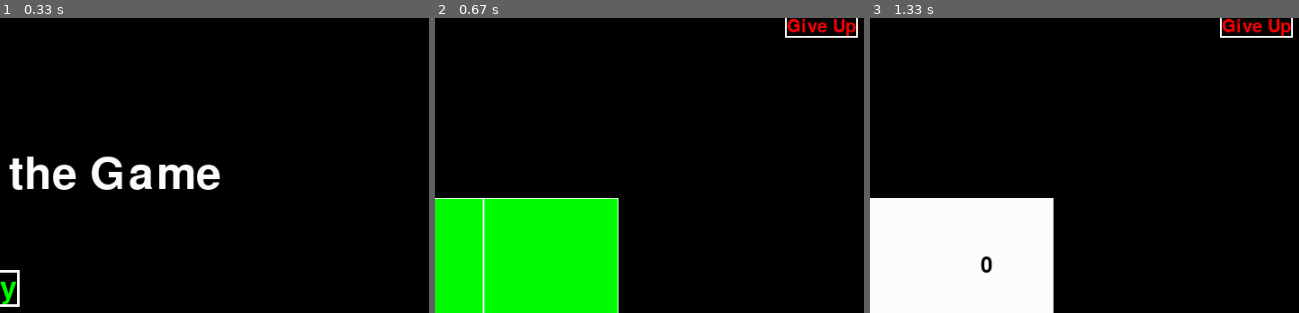
Above: before the commit, frames 1-3 (left to right).
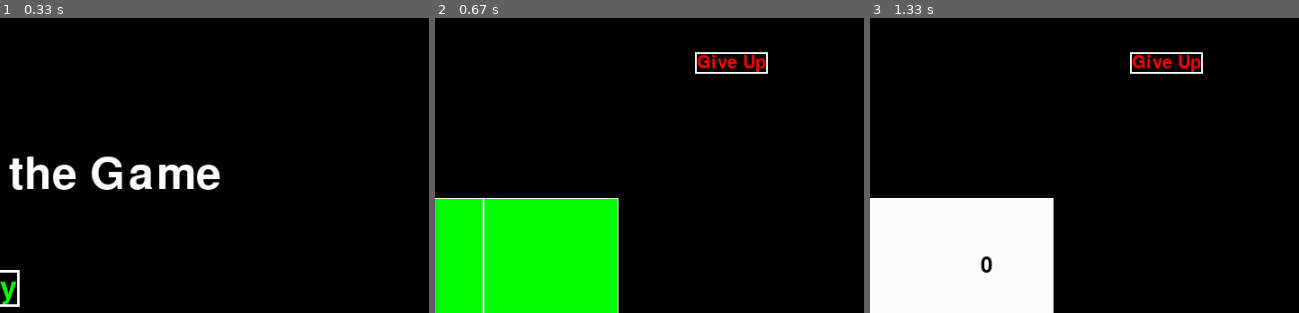
Above: after the commit, the same moments.

Repository: LukePng/3D_Minesweeper
Game: pygame game, started from src/main.py
Two runs of this game, one before a commit and one after it. Both use one fixed random seed, a clock stepped at 60 frames per second and the inputs below.
Inputs (mouse positions are % of the whole screen's width and height, from its top left):
- Up to frame 1 (0.33 s): no input
- Up to frame 2 (0.67 s): click "Start Game" at 0.38 s
- Up to frame 3 (1.33 s): click (48, 65) at 0.72 s; hold D from 1 s (still down); hold Up from 1 s (still down)
The pictures show only the part of the screen within x 50-100%, y 0-50%; the shares and areas given below are measured in that part.

Frame 1 is identical in both runs. In frame 2, 1.3% of the frame differs, in the area x 60-99%, y 0-19%; in frame 3, 1.3%.

Commit message:
Improved code readability

Diff:
--- a/src/game.py
+++ b/src/game.py
@@ -1,10 +1,6 @@
 ### TO DO LIST ###
 # 1. GIVE UP button
 # 3. EXIT GAME button
-# 4. ADD MUSIC to game
-
-
-
 
 from board import Board
 from button import Button
@@ -32,6 +28,7 @@
         self.difficulty = 0
         self.selected_button = None
 
+    #Miscellanous Functions
     def set_easy(self):
         self.difficulty = 0
 
@@ -41,6 +38,84 @@
     def set_hard(self):
         self.difficulty = 2
 
+    def give_up(self):
+        self.display_end_screen("You gave up. Better luck next time!", True)
+
+    def click_actions(self, event, board_size, curr_layer, first_click):
+        mouse_pos = pygame.mouse.get_pos()
+
+        available_width = SCREEN_WIDTH - 2 * SIDE_MARGIN
+        available_height = SCREEN_HEIGHT - TOP_MARGIN - SIDE_MARGIN
+        cell_size = min(available_width // board_size, available_height // board_size)
+
+        left_margin = (SCREEN_WIDTH - cell_size * board_size) // 2
+        top_margin = TOP_MARGIN + (available_height - cell_size * board_size) // 2
+
+        adjusted_mouse_x = mouse_pos[0] - left_margin
+        adjusted_mouse_y = mouse_pos[1] - top_margin
+
+        if 0 <= adjusted_mouse_x < cell_size * board_size and 0 <= adjusted_mouse_y < cell_size * board_size:
+            # Determine which cell was clicked
+            x = adjusted_mouse_x // cell_size
+            y = adjusted_mouse_y // cell_size
+
+            X, Y = int(x), int(y)
+
+            if 0 <= x < board_size and 0 <= y < board_size:
+                if event.button == 1:  # Left-click
+                    if self.board.get_board()[curr_layer][Y][X].is_flagged:
+                        return  # Cell cannot be clicked onto if flagged
+                    else:
+                        if first_click:
+                            while (self.board.get_board()[curr_layer][Y][X].get_adj_mines() != 0) or (self.board.get_board()[curr_layer][Y][X].is_mine):
+                                self.initialize_board()
+
+                            first_click = False
+
+                        self.board.reveal_cell(curr_layer, Y, X)  # Reveal the cell
+
+                        if (self.board.get_board()[curr_layer][Y][X].get_adj_mines() == 0) and (not self.board.get_board()[curr_layer][Y][X].is_mine):
+                            self.board.clear_zeros(curr_layer, Y, X)
+
+                        # Check lose condition
+                        if self.board.check_lose(curr_layer, Y, X):
+                            self.display_end_screen("Game Over! You hit a mine.", True)
+                            game_over = True
+
+                        # Check win condition
+                        if self.board.check_win():
+                            self.display_end_screen("Congratulations! You won!", False)
+                            game_over = True
+
+                elif event.button == 3:  # Right-click
+                    self.board.get_board()[curr_layer][Y][X].flag()  # Flag the cell
+
+    def rotation_actions(self, event):
+        if event.key == pygame.K_w:
+            self.board.rotate('x')
+
+        elif event.key == pygame.K_s:
+            self.board.rotate('x')
+            self.board.rotate('x')
+            self.board.rotate('x')
+
+        elif event.key == pygame.K_a:
+            self.board.rotate('y')
+
+        elif event.key == pygame.K_d:
+            self.board.rotate('y')
+            self.board.rotate('y')
+            self.board.rotate('y')
+
+        elif event.key == pygame.K_r:
+            self.board.rotate('z')
+
+        elif event.key == pygame.K_f:
+            self.board.rotate('z')
+            self.board.rotate('z')
+            self.board.rotate('z')
+
+    #Generating Different display screens
     def start_screen(self):
         font = pygame.font.Font(None, 74)
         title_text = font.render("Welcome to the Game", True, WHITE)
@@ -59,7 +134,6 @@
         running = True
         while running:
             self.screen.fill(BLACK)
-            # Render title
             self.screen.blit(title_text, (SCREEN_WIDTH // 2 - title_text.get_width() // 2, 150))
 
             # Draw buttons
@@ -87,7 +161,66 @@
                             elif button.text == "Start Game":
                                 button.action()  # Start the game
 
-
+    def display_end_screen(self, message, is_end):
+        #Display the end screen with buttons for New Puzzle and View Board
+        font = pygame.font.Font(None, 74)
+        text_surface = font.render(message, True, RED)
+        self.screen.fill(BLACK)
+        self.screen.blit(text_surface, (SCREEN_WIDTH // 2 - text_surface.get_width() // 2, SCREEN_HEIGHT // 2 - 100))
+
+        # Create buttons for end screen
+        self.end_buttons = [
+            Button("New Puzzle", (SCREEN_WIDTH // 2, SCREEN_HEIGHT // 2 + 50), GREEN, 50, action=self.start_screen, border_color=WHITE, border_width=3),
+            Button("View Board", (SCREEN_WIDTH // 2, SCREEN_HEIGHT // 2 + 150), BLUE, 50, action=self.show_board, border_color=WHITE, border_width=3)
+        ]
+
+        # Draw buttons
+        for button in self.end_buttons:
+            button.draw(self.screen)
+
+        pygame.display.flip()
+        # Wait for button actions
+        while True:
+            for event in pygame.event.get():
+                if event.type == pygame.QUIT:
+                    pygame.quit()
+                    sys.exit()
+
+                if event.type == pygame.MOUSEBUTTONDOWN:
+                    mouse_pos = pygame.mouse.get_pos()
+                    for button in self.end_buttons:
+                        if button.is_clicked(mouse_pos):
+                            button.action()  # Perform the action for the clicked button
+
+    def show_board(self):
+        self.board.display_complete_board()
+        curr_layer = 0
+
+        running = True
+        while running:
+            for event in pygame.event.get():
+                if event.type == pygame.QUIT:
+                    pygame.quit()
+                    sys.exit()
+
+                elif event.type == pygame.KEYDOWN:
+                        if event.key == pygame.K_UP:
+                            if curr_layer == 0:
+                                print("Already at the top!")
+                            else:
+                                curr_layer = curr_layer - 1
+
+                        elif event.key == pygame.K_DOWN:
+                            if curr_layer == (self.board.get_size() - 1):
+                                print("Already at the bottom!")
+                            else:
+                                curr_layer = curr_layer + 1
+
+                self.screen.fill(BLACK)
+                self.draw_board(curr_layer)  # Optionally, you can pass a layer here
+                pygame.display.flip()
+
+    #Generating Board
     def initialize_board(self):
         if self.difficulty == 0:
             size = 3
@@ -113,7 +246,8 @@
         self.screen.blit(layer_text, (SIDE_MARGIN, 50))  # Position the layer text
         self.screen.blit(flags_text, (SIDE_MARGIN, 100))  # Position the flags text
 
-        give_up_button = Button("Give Up", (SCREEN_WIDTH - SIDE_MARGIN, 10), RED, 30, action=self.give_up, border_color=WHITE, border_width=2)
+        give_up_button = Button("Give Up", (SCREEN_WIDTH - SIDE_MARGIN - 100, 50), RED, 30, action=self.give_up, border_color=WHITE, border_width=2)
+
         give_up_button.draw(self.screen)
 
         available_width = SCREEN_WIDTH - 2 * SIDE_MARGIN
@@ -161,105 +295,53 @@
                     # Blit the text surface at the new centered position
                     self.screen.blit(text_surface, text_rect)
 
+    #Main Game
     def run_game(self):
         self.initialize_board()  # Initialize the board
         curr_layer = 0 #initialising first layer at 0
         board_size = self.board.get_size()
         game_over = False
         first_click = True
-
         running = True
         while running:
+
             for event in pygame.event.get():
                 if event.type == pygame.QUIT:
                     running = False
 
                 if not game_over:
                     if event.type == pygame.MOUSEBUTTONDOWN:
-                        mouse_pos = pygame.mouse.get_pos()
-
-                        available_width = SCREEN_WIDTH - 2 * SIDE_MARGIN
-                        available_height = SCREEN_HEIGHT - TOP_MARGIN - SIDE_MARGIN
-                        cell_size = min(available_width // board_size, available_height // board_size)
-
-                        left_margin = (SCREEN_WIDTH - cell_size * board_size) // 2
-                        top_margin = TOP_MARGIN + (available_height - cell_size * board_size) // 2
-
-                        adjusted_mouse_x = mouse_pos[0] - left_margin
-                        adjusted_mouse_y = mouse_pos[1] - top_margin
-
-                        if 0 <= adjusted_mouse_x < cell_size * board_size and 0 <= adjusted_mouse_y < cell_size * board_size:
-                            # Determine which cell was clicked
-                            x = adjusted_mouse_x // cell_size
-                            y = adjusted_mouse_y // cell_size
-
-                            X, Y = int(x), int(y)
-
-                            if 0 <= x < board_size and 0 <= y < board_size:
-                                if event.button == 1:  # Left-click
-                                    if self.board.get_board()[curr_layer][Y][X].is_flagged:
-                                        continue  # Cell cannot be clicked onto if flagged
-                                    else:
-                                        if first_click:
-                                            while (self.board.get_board()[curr_layer][Y][X].get_adj_mines() != 0) or (self.board.get_board()[curr_layer][Y][X].is_mine):
-                                                self.initialize_board()
-
-                                            first_click = False
-
-                                        self.board.reveal_cell(curr_layer, Y, X)  # Reveal the cell
-
-                                        if (self.board.get_board()[curr_layer][Y][X].get_adj_mines() == 0) and (not self.board.get_board()[curr_layer][Y][X].is_mine):
-                                            self.board.clear_zeros(curr_layer, Y, X)
-
-                                        # Check lose condition
-                                        if self.board.check_lose(curr_layer, Y, X):
-                                            self.display_end_screen("Game Over! You hit a mine.", True)
-                                            game_over = True
-
-                                        # Check win condition
-                                        if self.board.check_win():
-                                            self.display_end_screen("Congratulations! You won!", False)
-                                            game_over = True
-
-                                elif event.button == 3:  # Right-click
-                                    self.board.get_board()[curr_layer][Y][X].flag()  # Flag the cell
+                        if event.button in [1, 2, 3]:
+                            self.click_actions(event, board_size, curr_layer, first_click)
+                            first_click = False
+
+                        else:
+                            # event.button 4 and 5 are for scrolling
+                            if event.button == 4:
+                                if curr_layer > 0:
+                                    curr_layer -= 1
+
+                            else:
+                                if curr_layer < (board_size - 1):
+                                    curr_layer += 1
+
 
                     elif event.type == pygame.KEYDOWN:
                         if event.key == pygame.K_UP:
                             if curr_layer == 0:
                                 print("Already at the top!")
                             else:
-                                curr_layer = curr_layer - 1
+                                curr_layer -= 1
 
                         elif event.key == pygame.K_DOWN:
                             if curr_layer == (board_size - 1):
                                 print("Already at the bottom!")
                             else:
-                                curr_layer = curr_layer + 1
-
-                        elif event.key == pygame.K_w:
-                            self.board.rotate('x')
-
-                        elif event.key == pygame.K_s:
-                            self.board.rotate('x')
-                            self.board.rotate('x')
-                            self.board.rotate('x')
-
-                        elif event.key == pygame.K_a:
-                            self.board.rotate('y')
-
-                        elif event.key == pygame.K_d:
-                            self.board.rotate('y')
-                            self.board.rotate('y')
-                            self.board.rotate('y')
-
-                        elif event.key == pygame.K_r:
-                            self.board.rotate('z')
-
-                        elif event.key == pygame.K_f:
-                            self.board.rotate('z')
-                            self.board.rotate('z')
-                            self.board.rotate('z')
+                                curr_layer += 1
+
+                        else:
+                            self.rotation_actions(event)
+
 
                 else:  # Game is over; handle the end screen buttons
                     if event.type == pygame.MOUSEBUTTONDOWN:
@@ -280,86 +362,13 @@
         pygame.quit()
         sys.exit()
 
-
-
-    def display_end_screen(self, message, is_loss):
-        """ Display the end screen with buttons for New Puzzle and View Board """
-        font = pygame.font.Font(None, 74)
-        text_surface = font.render(message, True, RED)
-        self.screen.fill(BLACK)
-        self.screen.blit(text_surface, (SCREEN_WIDTH // 2 - text_surface.get_width() // 2, SCREEN_HEIGHT // 2 - 100))
-
-        # Create buttons for end screen
-        self.end_buttons = [
-            Button("New Puzzle", (SCREEN_WIDTH // 2, SCREEN_HEIGHT // 2 + 50), GREEN, 50, action=self.start_screen, border_color=WHITE, border_width=3),
-            Button("View Board", (SCREEN_WIDTH // 2, SCREEN_HEIGHT // 2 + 150), BLUE, 50, action=self.show_board, border_color=WHITE, border_width=3)
-        ]
-
-        # Draw buttons
-        for button in self.end_buttons:
-            button.draw(self.screen)
-
-        pygame.display.flip()
-        # Wait for button actions
-        while True:
-            for event in pygame.event.get():
-                if event.type == pygame.QUIT:
-                    pygame.quit()
-                    sys.exit()
-
-                if event.type == pygame.MOUSEBUTTONDOWN:
-                    mouse_pos = pygame.mouse.get_pos()
-                    for button in self.end_buttons:
-                        if button.is_clicked(mouse_pos):
-                            button.action()  # Perform the action for the clicked button
-
-    def show_board(self):
-        self.board.display_complete_board()
-        curr_layer = 0
-
-        running = True
-        while running:
-            for event in pygame.event.get():
-                if event.type == pygame.QUIT:
-                    pygame.quit()
-                    sys.exit()
-
-                elif event.type == pygame.KEYDOWN:
-                        if event.key == pygame.K_UP:
-                            if curr_layer == 0:
-                                print("Already at the top!")
-                            else:
-                                curr_layer = curr_layer - 1
-
-                        elif event.key == pygame.K_DOWN:
-                            if curr_layer == (self.board.get_size() - 1):
-                                print("Already at the bottom!")
-                            else:
-                                curr_layer = curr_layer + 1
-
-                self.screen.fill(BLACK)
-                self.draw_board(curr_layer)  # Optionally, you can pass a layer here
-                pygame.display.flip()
-
-    def give_up(self):
-        self.display_end_screen("You gave up. Better luck next time!", True)
-
-
-
-
+    #Starting programme
     def run(self):
         pygame.init()
         pygame.font.init()
 
+        #pygame.mixer.init()  # Ensure mixer is initialized
+        #pygame.mixer.music.load('src/assets/music/bgm.mp3')  # Load the music file
+        #pygame.mixer.music.play(-1, 0.0)  # Loop indefinitely
+
         self.start_screen()
-
-        running = True
-        while running:
-            for event in pygame.event.get():
-                if event.type == pygame.QUIT:
-                    running = False
-
-            pygame.display.flip()
-
-        pygame.quit()
-        sys.exit()
Not shown, added: src/assets/music/bgm.mp3
